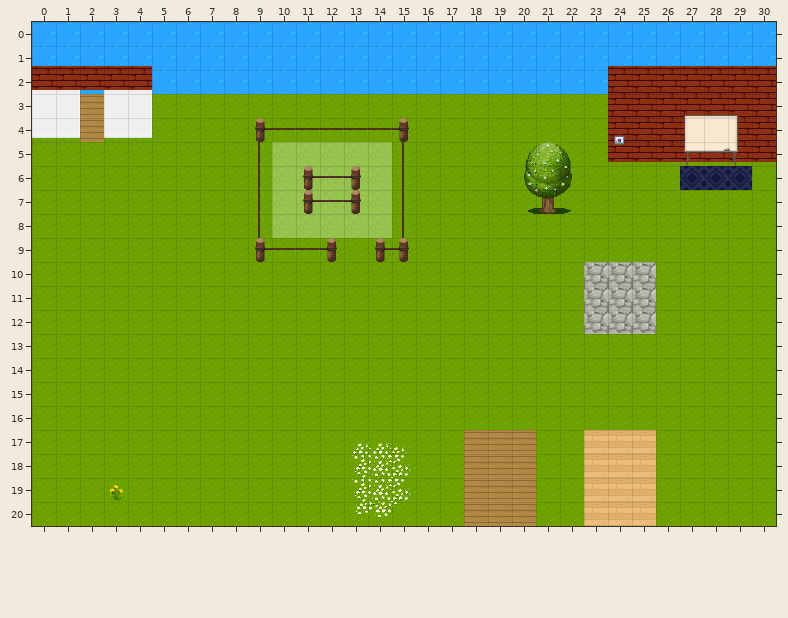
Tiled map (JSON): map.tmj. That is the earlier state.
Cells are 32x32 px. Shown: x 0..30, y 0..20.
New version:
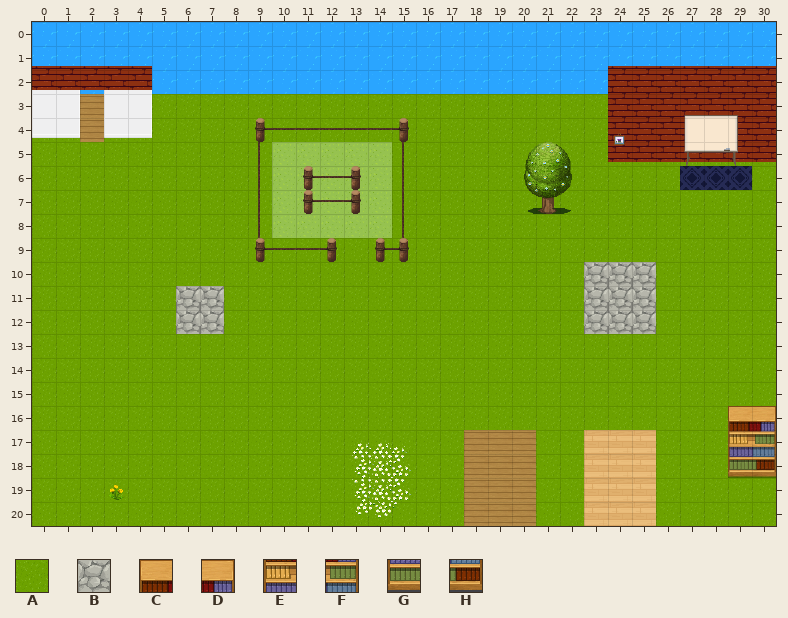
Key: from "WA_Exterior": A 626, B 638; from "WA_Other_Furniture": C 22, D 23, E 34, F 35, G 46, H 47.
_ is an empty cell.
From old to new:
Layer "floor/floor1-ground":
y 11..12: x 6..7 AA -> BB
Layer "floor/floor2-clutter":
y 18: x 29..30 __ -> GH
Layer "floor3-trees":
y 16: x 29..30 __ -> CD
y 17: x 29..30 __ -> EF
